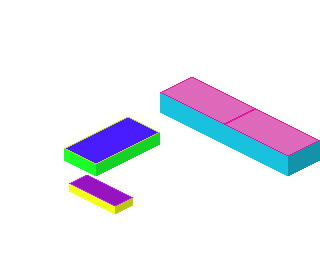
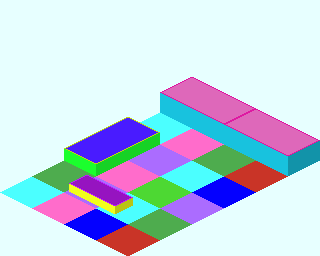
Layers edited between the first and the second 320x256 image:
added layer "BAse" over bbox(0, 0, 320, 256)
